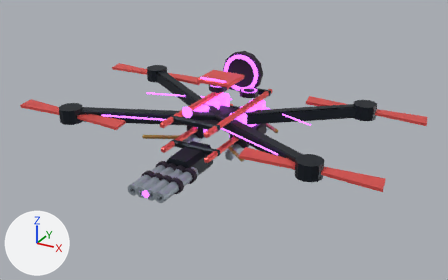
What one commit did to the glTF model public/assets/models/combat/s05.glb.
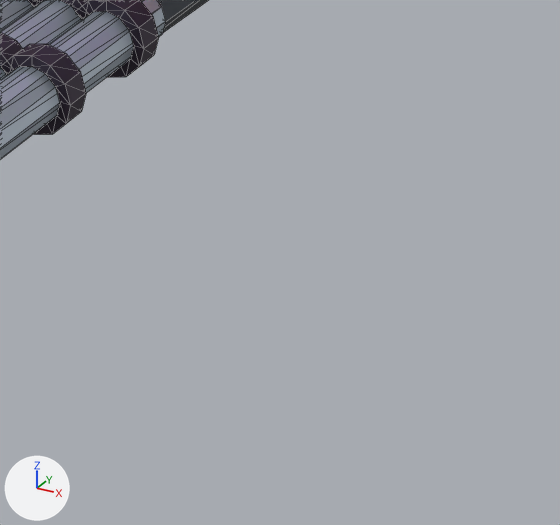
Old and new are each drawn whole from a 50 mm camera at (3.6, -6.42, 4.24) aimed at (0.28, -0.37, 1.21) and again close up on the part from 38% to 60% of the width and 61% to 95% of the height. Lighting does not change. The marker at lower left points along +X, +Y and +Z. The last two pictures show the newer version. The close-ups show mesh edges as thin lines. Where no turn or scale is listed for an object, it has been applied to the vertices.

The scene before the commit, as lines of its bpy script (objects in view):
```python
me_export_gun_recoil_dark = bpy.data.meshes.new('Export_gun_recoil_dark')
me_export_gun_recoil_dark.from_pydata(...)  # 16 vertices, 28 faces; spans x -0.17..0.17, y -0.26..0.27, z -0.15..0.15
me_export_gun_recoil_dark.materials.append(mat_dark)  # dark blue #222932
me_export_gun_recoil_shade = bpy.data.meshes.new('Export_gun_recoil_shade')
me_export_gun_recoil_shade.from_pydata(...)  # 384 vertices, 768 faces; spans x -0.27..0.27, y -0.615..-0.27, z -0.09..0.09
me_export_gun_recoil_shade.materials.append(mat_shade)  # greyish purple #362c3b
me_export_gun_recoil_steel = bpy.data.meshes.new('Export_gun_recoil_steel')
me_export_gun_recoil_steel.from_pydata(...)  # 192 vertices, 384 faces; spans x -0.245..0.245, y -0.9..-0.2, z -0.065..0.065
me_export_gun_recoil_steel.materials.append(mat_steel)  # light grey #b1bcc7
ob_export_gun_recoil_dark = bpy.data.objects.new('Export_gun_recoil_dark', me_export_gun_recoil_dark)
ob_export_gun_recoil_dark.location = (0.0, -0.728, 1.0)
ob_export_gun_recoil_shade = bpy.data.objects.new('Export_gun_recoil_shade', me_export_gun_recoil_shade)
ob_export_gun_recoil_shade.location = (0.0, -0.728, 1.0)
ob_export_gun_recoil_steel = bpy.data.objects.new('Export_gun_recoil_steel', me_export_gun_recoil_steel)
ob_export_gun_recoil_steel.location = (0.0, -0.728, 1.0)
```
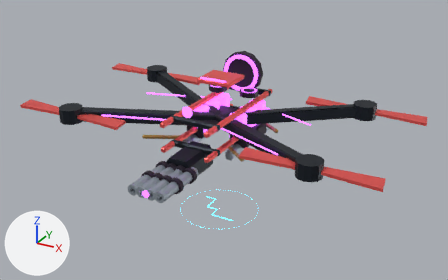
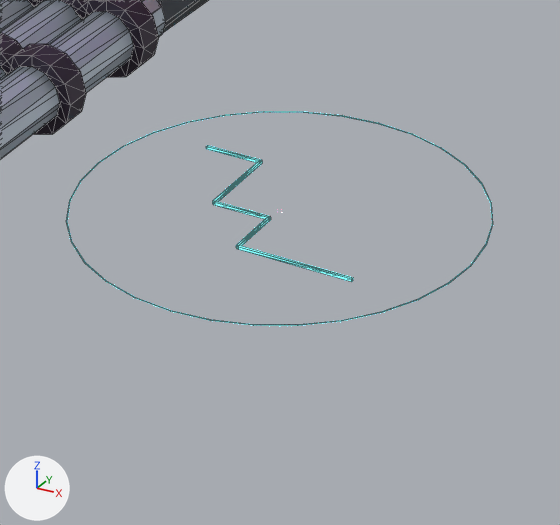
The change, as a list of edits to the scene's bpy script:
```text
Add me_export_fx_atk_field_tell_fx_accent:
    me_export_fx_atk_field_tell_fx_accent.from_pydata(...)  # a box spanning x -0.318..-0.159, y 0.182..0.189, z 0.007..0.014; a box spanning x -0.163..-0.155, y -0.053..0.186, z 0.007..0.014; a box spanning x -0.159..0.0, y -0.057..-0.049, z 0.007..0.014; a box spanning x -0.004..0.004, y -0.212..-0.053, z 0.007..0.014; a box spanning x 0.0..0.318, y -0.216..-0.208, z 0.007..0.014; a torus around z (ring radius 0.529, tube radius 0.001) spanning x -0.53..0.53, y -0.53..0.53, z -0.001..0.001
    me_export_fx_atk_field_tell_fx_accent.materials.append(mat_fx_accent)  # cyan #47d9ff, glowing cyan #47d9ff
Add ob_export_fx_atk_field_tell_fx_accent:
    ob_export_fx_atk_field_tell_fx_accent = bpy.data.objects.new('Export_fx_atk_field_tell_fx_accent', me_export_fx_atk_field_tell_fx_accent)
    ob_export_fx_atk_field_tell_fx_accent.location = (0.0, 0.0, 0.0)
```

Changed parts and their boxes (x1, y1, x2, y2) in the close-ups (560 x 525 px):
'Export_fx_atk_field_tell_fx_accent', added: after (66, 111, 493, 326)
